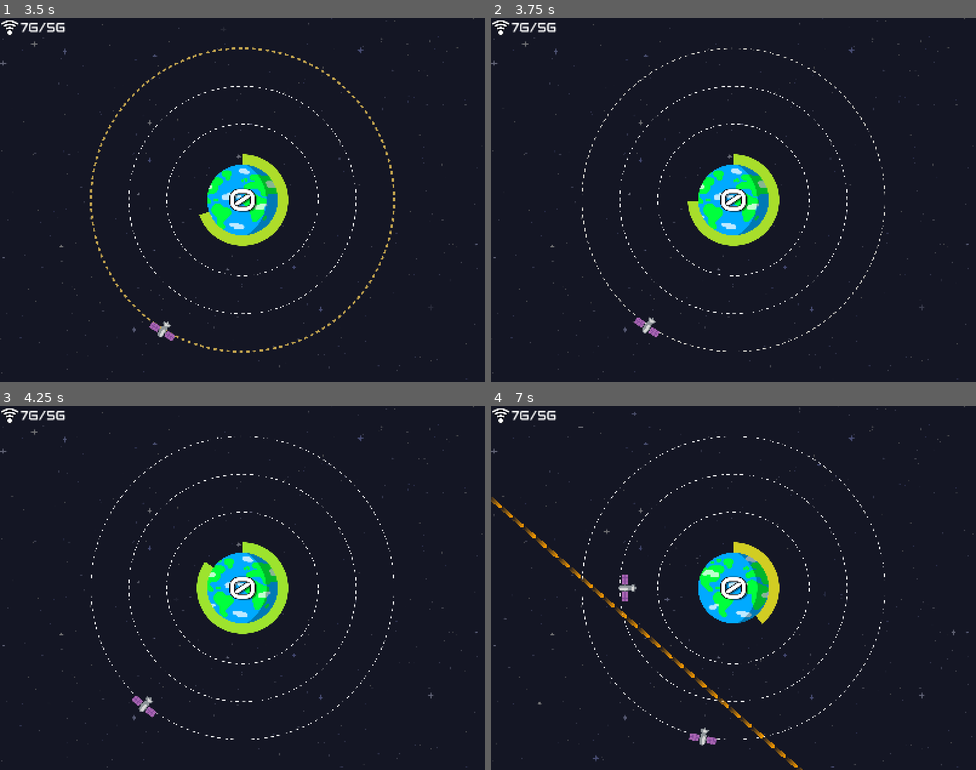
Above: before the commit, frames 1-4 (two rows, left to right).
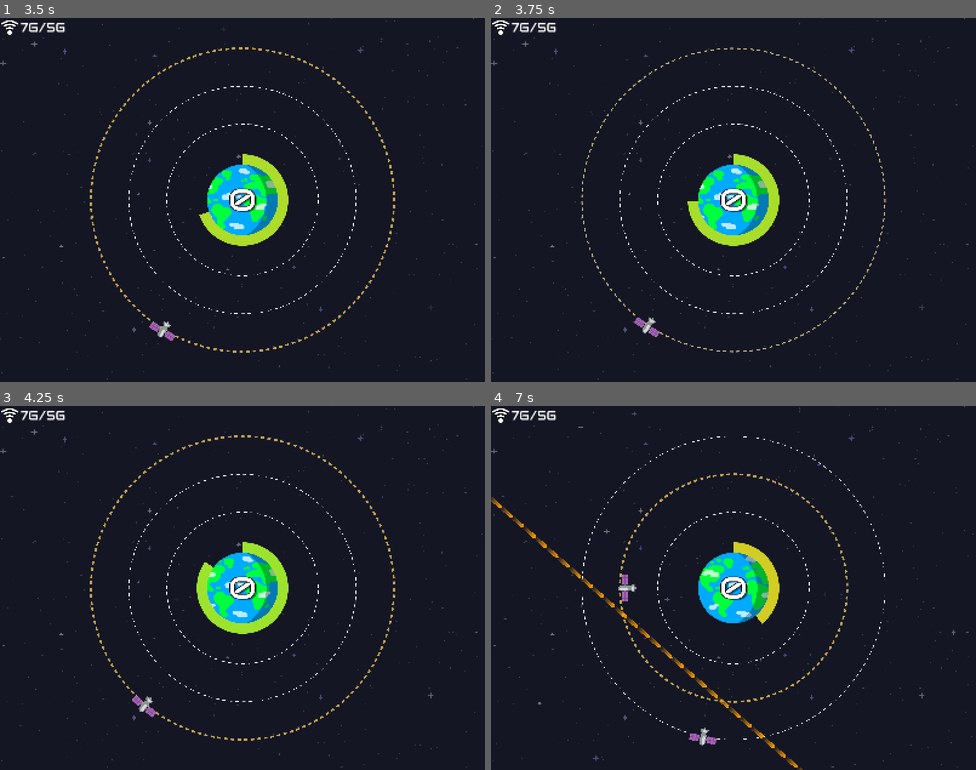
Above: after the commit, the same moments.

Repository: Andreas-R/GmtkJam2025
Game: Godot game, scene res://Scenes/Main.tscn
The game is run twice, just before and just after one commit, with the same random seed, the same clock (stepped at 60 frames per second) and the same inputs.
Inputs (mouse positions are in pixels of both pictures, inside the frame that each line leads up to):
- Up to frame 1 (3.5 s): drag from (242, 200) to (291, 119) at 0.52 s; drag from (242, 200) to (218, 272) at 1.27 s; move the mouse to (242, 200) at 2.02 s; click (242, 200) at 2.1 s; drag from (242, 200) to (97, 145) at 2.77 s
- Up to frame 2 (3.75 s): move the mouse to (879, 254) at 3.52 s; click (879, 254) at 3.6 s
- Up to frame 3 (4.25 s): no input
- Up to frame 4 (7 s): drag from (588, 533) to (733, 588) at 4.27 s; move the mouse to (757, 588) at 5.02 s; click (757, 588) at 5.1 s; drag from (660, 497) to (733, 588) at 5.77 s; move the mouse to (840, 569) at 6.52 s; click (840, 569) at 6.6 s

Frame 1 is identical in both runs. In frame 2, 0.4% of the frame differs, in the area x 18-82%, y 8-92%; in frame 3, 0.6%; in frame 4, 0.5%.

Commit message:
Fix orbit hover effect

Diff:
--- a/gmtkjam2025/Scripts/Orbit.gd
+++ b/gmtkjam2025/Scripts/Orbit.gd
@@ -45,6 +45,10 @@
 var _hover_width_tween: Tween
 var _slingshot_state: Slingshot.SlingshotState
 
+var _is_other_dragged: bool = false
+var _orbit_drag_start_signal: Signal
+var _orbit_drag_end_signal: Signal
+
 func _ready():
     assert(_collider_width > 0)
     rotation = 0
@@ -72,7 +76,7 @@
             _local_rotation_speed_deg += mouse_angular_speed * 1.3
             _last_mouse_angle = current_angle
             if Input.is_action_just_released("left_mouse_click"):
-                _change_state(OrbitState.IDLE)
+                _change_state(OrbitState.HOVERED if _is_hovered else OrbitState.IDLE)
         _:
             _local_rotation_speed_deg = lerpf(_local_rotation_speed_deg, _get_base_rotation_speed(), 0.05)
 
@@ -92,27 +96,32 @@
             _last_mouse_angle = get_local_mouse_position().rotated(-rotation).angle()
 
 func _change_state(new_state: OrbitState) -> void:
-    if new_state == _state:
+    if new_state == _state or _is_other_dragged:
+        # Cannot change state if other orbit is dragged
         return
 
+    var old_state = _state
+    _state = new_state
+
+    if old_state == OrbitState.HOVERED:
+        _reset_hover_state()
+    if old_state == OrbitState.DRAGGED:
+        _orbit_drag_end_signal.emit(orbit_index)
     match new_state:
         OrbitState.IDLE:
-            _reset_hover_state()
             get_tree().create_tween().tween_property(self, "_color", base_color, 0.1)
         OrbitState.DRAGGED:
-            _reset_hover_state()
             get_tree().create_tween().tween_property(self, "_color", drag_color, 0.1)
+            _orbit_drag_start_signal.emit(orbit_index)
         OrbitState.TARGETTED:
-            _reset_hover_state()
             get_tree().create_tween().tween_property(self, "_color", target_color, 0.1)
         OrbitState.HOVERED:
-            if _state != OrbitState.IDLE:
-                # Cannot go into hovered state if not idle
+            if old_state == OrbitState.TARGETTED:
+                # Cannot go into hovered state if targetted
                 return
             get_tree().create_tween().tween_property(self, "_color", hover_color, 0.1)
             _hover_width_tween = create_tween()
             _hover_width_tween.tween_property(self, "_local_line_width", line_width * _hover_line_width_multiplier, 0.15)
-    _state = new_state
 
 func _reset_hover_state() -> void:
     if _hover_width_tween != null and _hover_width_tween.is_running():
@@ -157,12 +166,24 @@
     if slingshot_state != Slingshot.SlingshotState.AIMING and _is_hovered:
         _change_state(OrbitState.HOVERED)
 
+func set_orbit_drag_signals(start: Signal, end: Signal) -> void:
+    _orbit_drag_start_signal = start
+    _orbit_drag_end_signal = end
+
+func on_orbit_drag_start(index: int) -> void:
+    _is_other_dragged = index != orbit_index
+
+func on_orbit_drag_end(index: int) -> void:
+    _is_other_dragged = false
+    if _is_hovered:
+        _change_state(OrbitState.HOVERED)
+
+func _on_mouse_entered() -> void:
+    _is_hovered = true
+    if _slingshot_state != Slingshot.SlingshotState.AIMING and _state != OrbitState.DRAGGED:
+        _change_state(OrbitState.HOVERED)
+
 func _on_mouse_exited() -> void:
     _is_hovered = false
     if _state == OrbitState.HOVERED:
         _change_state(OrbitState.IDLE)
-
-func _on_mouse_entered() -> void:
-    _is_hovered = true
-    if _slingshot_state != Slingshot.SlingshotState.AIMING:
-        _change_state(OrbitState.HOVERED)
--- a/gmtkjam2025/Scripts/OrbitManager.gd
+++ b/gmtkjam2025/Scripts/OrbitManager.gd
@@ -11,6 +11,9 @@
 @export var min_satellite_spacing: float = 100.0
 
 var _orbits: Array
+
+signal orbit_drag_start(orbit_index: int)
+signal orbit_drag_end(orbit_index: int)
 
 func _ready() -> void:
     _orbits = get_children().filter(func(c): return c is Orbit)
@@ -31,6 +34,9 @@
     new_orbit.set_min_satellite_spacing(min_satellite_spacing)
     new_orbit.orbit_index = _orbits.size()
     _slingshot.state_changed.connect(new_orbit.on_slingshot_state_changed)
+    new_orbit.set_orbit_drag_signals(orbit_drag_start, orbit_drag_end)
+    orbit_drag_start.connect(new_orbit.on_orbit_drag_start)
+    orbit_drag_end.connect(new_orbit.on_orbit_drag_end)
     add_child(new_orbit)
     _orbits.append(new_orbit)
 
